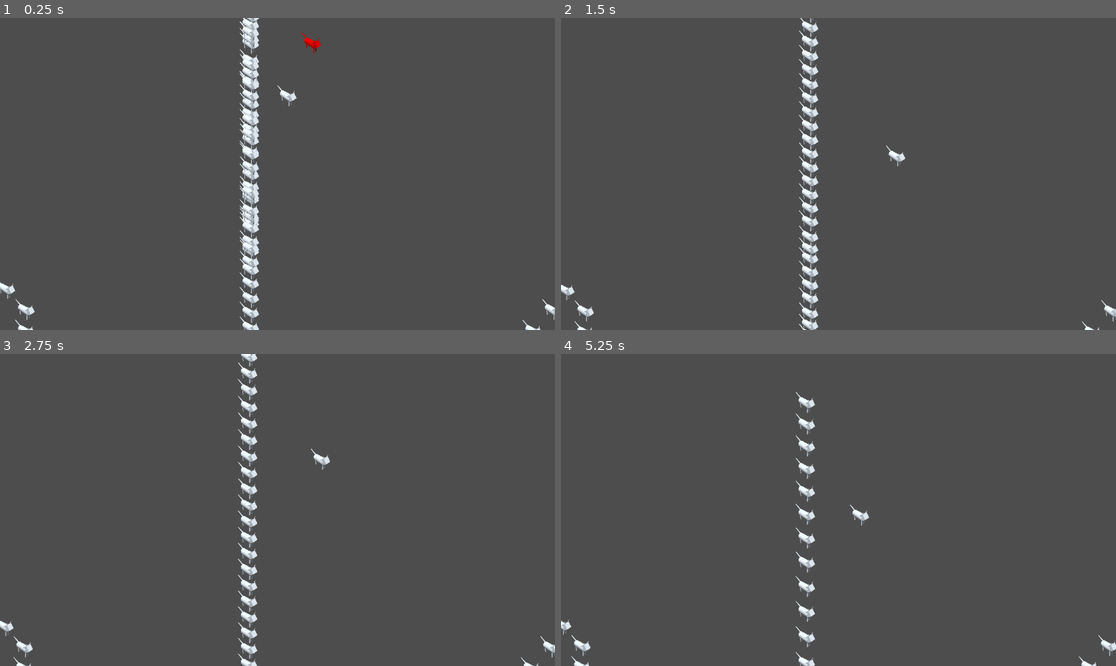
Above: before the commit, frames 1-4 (two rows, left to right).
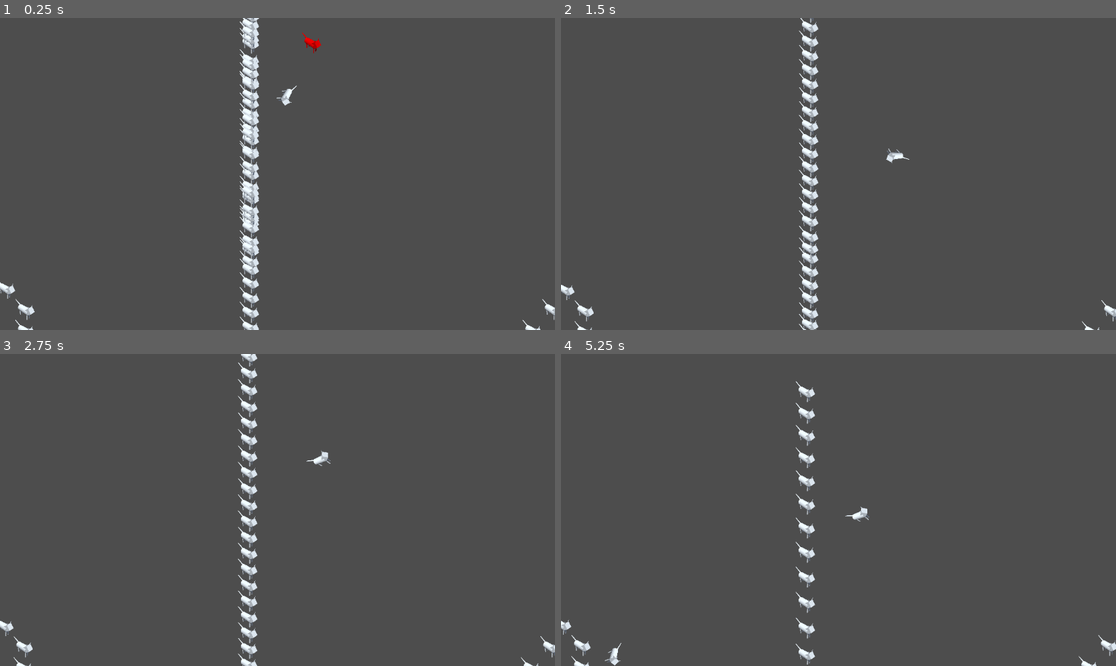
Above: after the commit, the same moments.

Repository: Nova840/LudumDare57
Game: Godot game, scene res://scenes/game.tscn
Two runs of this game, one before a commit and one after it. Both use one fixed random seed, a clock stepped at 60 frames per second and the inputs below.
Inputs (mouse positions are in pixels of both pictures, inside the frame that each line leads up to):
- Up to frame 1 (0.25 s): no input
- Up to frame 2 (1.5 s): move the mouse to (960, 158) at 0.52 s; click (960, 158) at 0.6 s; move the mouse to (727, 189) at 1.27 s; click (727, 189) at 1.35 s
- Up to frame 3 (2.75 s): move the mouse to (333, 441) at 2.02 s; click (333, 441) at 2.1 s
- Up to frame 4 (5.25 s): move the mouse to (810, 572) at 2.77 s; click (810, 572) at 2.85 s; move the mouse to (1005, 556) at 3.52 s; click (1005, 556) at 3.6 s; move the mouse to (672, 463) at 4.27 s; click (672, 463) at 4.35 s; move the mouse to (866, 510) at 5.02 s; click (866, 510) at 5.1 s

The runs differ from the first frame. In frame 1, 0.1% of the frame differs, in the area x 49-54%, y 21-29%; in frame 2, less than 0.1%; in frame 3, 0.1%; in frame 4, 2.0%, in the area x 7-56%, y 8-100%.

Commit message:
Change hand rotating

Diff:
--- a/scenes/game.tscn
+++ b/scenes/game.tscn
@@ -28,8 +28,10 @@
 position = Vector2(83, 12)
 collision_layer = 2
 script = ExtResource("1_yqjtg")
-hand_move_speed = 10.0
-hand_max_speed = 200.0
+move_speed = 10.0
+max_speed = 200.0
+rotate_speed = 10.0
+rotate_linear_speed_threshold = 30.0
 pick_up_mask = 4
 
 [node name="CollisionShape2D" type="CollisionShape2D" parent="Hand"]
--- a/scripts/hand.gd
+++ b/scripts/hand.gd
@@ -2,8 +2,10 @@
 class_name Hand
 
 
-@export var hand_move_speed: float
-@export var hand_max_speed: float
+@export var move_speed: float
+@export var max_speed: float
+@export var rotate_speed: float
+@export var rotate_linear_speed_threshold: float
 @export_flags_2d_physics var pick_up_mask: int
 
 var holding: RigidBody2D = null
@@ -31,9 +33,17 @@
 
 func _physics_process(delta: float) -> void:
 	var target_global_position := get_global_mouse_position()
-	target_global_position = global_position.lerp(target_global_position, clampf(hand_move_speed * delta, 0, 1))
-	target_global_position = global_position.move_toward(target_global_position, hand_max_speed * delta)
+	target_global_position = global_position.lerp(target_global_position, clampf(move_speed * delta, 0, 1))
+	target_global_position = global_position.move_toward(target_global_position, max_speed * delta)
 	linear_velocity = (target_global_position - global_position) / delta
+
+	var target_global_rotation: float
+	if linear_velocity.length() >= rotate_linear_speed_threshold:
+		target_global_rotation = linear_velocity.angle()
+		target_global_rotation = lerp_angle(global_rotation, target_global_rotation, clampf(rotate_speed * delta, 0, 1))
+	else:
+		target_global_rotation = global_rotation
+	angular_velocity = (target_global_rotation - global_rotation) / delta
 
 	if is_instance_valid(holding):
 		holding.linear_velocity = (to_global(holding_local_offset) - holding.global_position) / delta
